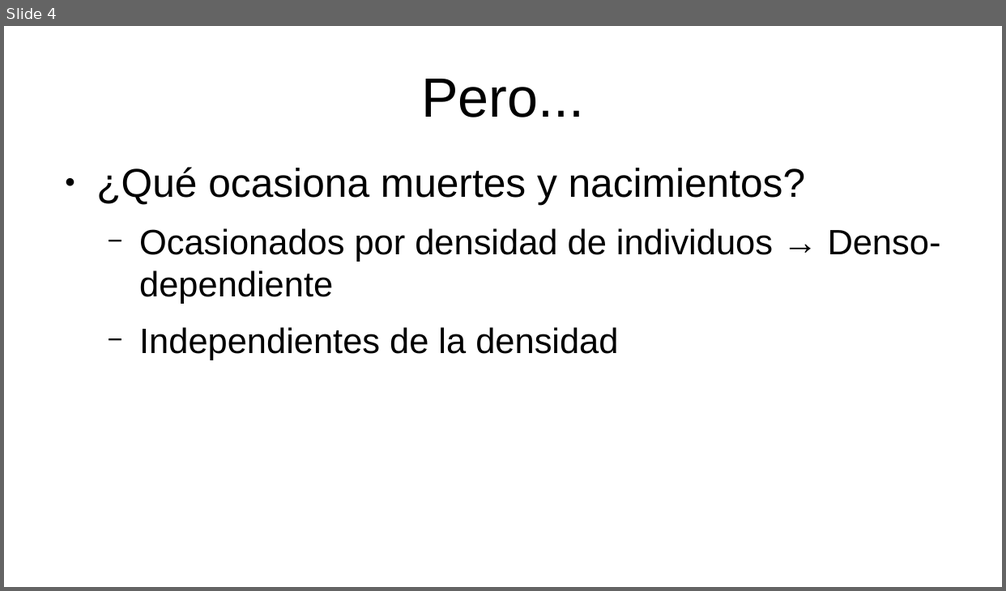
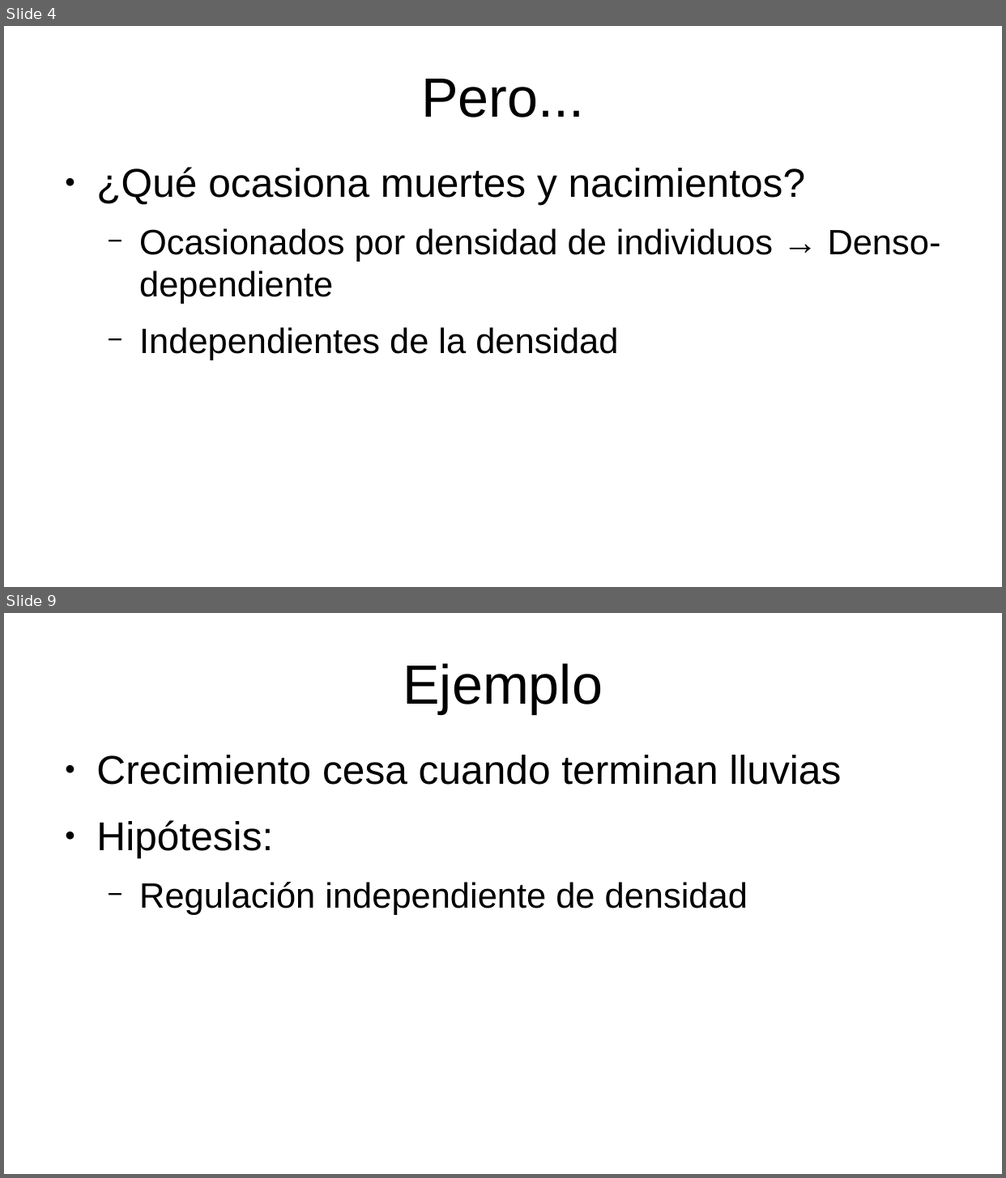
Before and after one commit to gerardommc/Ecologia-poblaciones, a slide deck: Unidad-2/Regulacion-poblaciones.odp. Shown one above the other, each under a label of ours: slide 4 before the commit, slides 4 and 9 after it; the slides between them are not shown. The pictures are 1006x591 and 1006x1178 pixels, drawn with LibreOffice and Linux fonts; fonts in the diff are those of the drawing. Boxes give left, top, right and bottom in pixels: in the first picture for what was removed or moved away, otherwise in the second. Text is boxed around its words. In the diff, an @@ line names an element or a change of style, - is before the commit and + after.

```diff
--- a/Unidad-2/Regulacion-poblaciones.odp
+++ b/Unidad-2/Regulacion-poblaciones.odp
@@ slide 9 added at (4, 613, 1002, 1174), background #FFFFFF @@
@@ title added at (403, 663, 603, 714), 44 pt, text #000000 @@
+Ejemplo
@@ text added at (96, 755, 841, 915), 32 pt, text #000000 @@
+● Crecimiento cesa cuando terminan lluvias
+● Hipótesis:
+  − Regulación independiente de densidad
```
Also in this commit, not shown: 4 other slides added, 1 slide removed, 1 other file.
